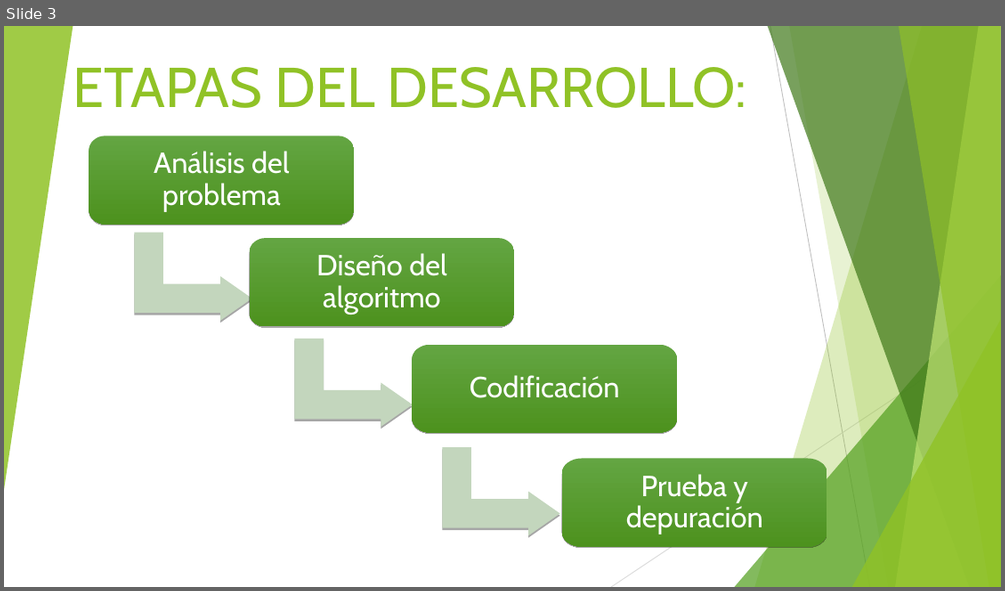
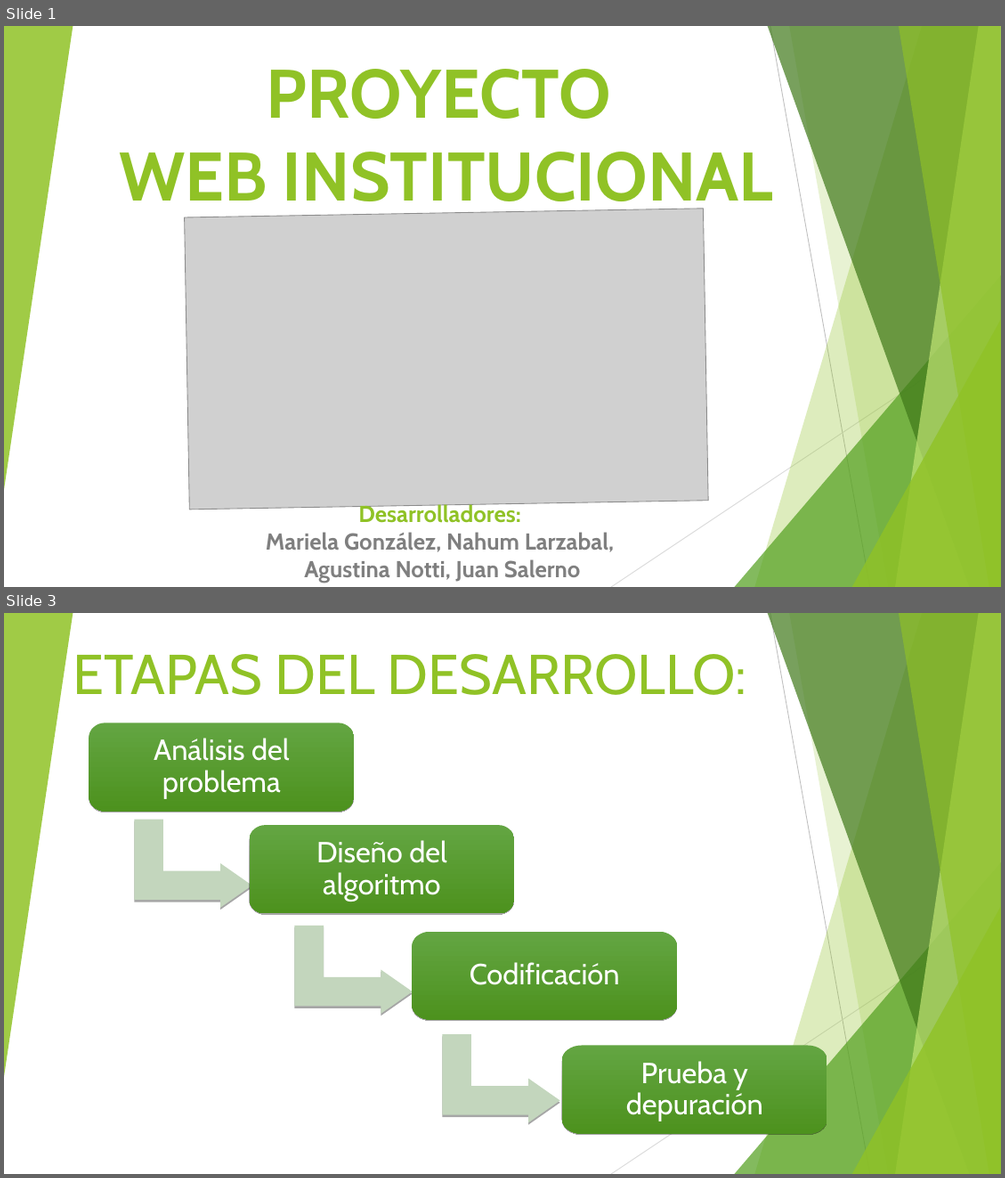
Before and after one commit to mariela21180/institucional-cfp, a slide deck: - Presentacion/Filminas.pps. Shown one above the other, each under a label of ours: slide 3 before the commit, slides 1 and 3 after it; the slides between them are not shown. The pictures are 1005x591 and 1005x1178 pixels, drawn with LibreOffice and Linux fonts; fonts in the diff are those of the drawing; grey boxes stand for pictures. Boxes give left, top, right and bottom in pixels: in the first picture for what was removed or moved away, otherwise in the second. Text is boxed around its words. In the diff, an @@ line names an element or a change of style, - is before the commit and + after.

```diff
--- a/- Presentacion/Filminas.pps
+++ b/- Presentacion/Filminas.pps
@@ slide 1 added at bbox=[4, 26, 1001, 587], background #FFFFFF; not listed: 10 template elements that a slide beside it also shows @@
@@ title added at bbox=[120, 69, 773, 216], 66 pt, text #90C226, bold @@
+PROYECTO
+WEB INSTITUCIONAL
@@ picture added at bbox=[185, 208, 708, 508] @@
@@ text added at bbox=[266, 503, 614, 582], 22.2 pt, text #7F7F7F, bold @@
+Desarrolladores:
+Mariela González, Nahum Larzabal,
+Agustina Notti, Juan Salerno
```
Also in this commit, not shown: 7 slides changed, 1 slide removed, 1 other file.
